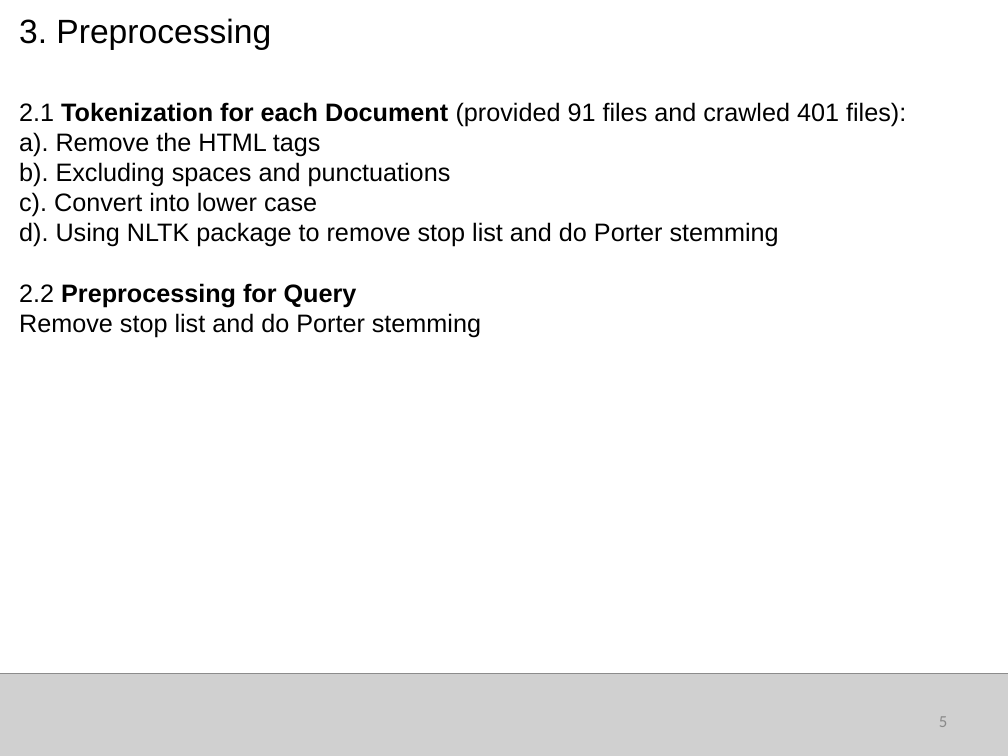
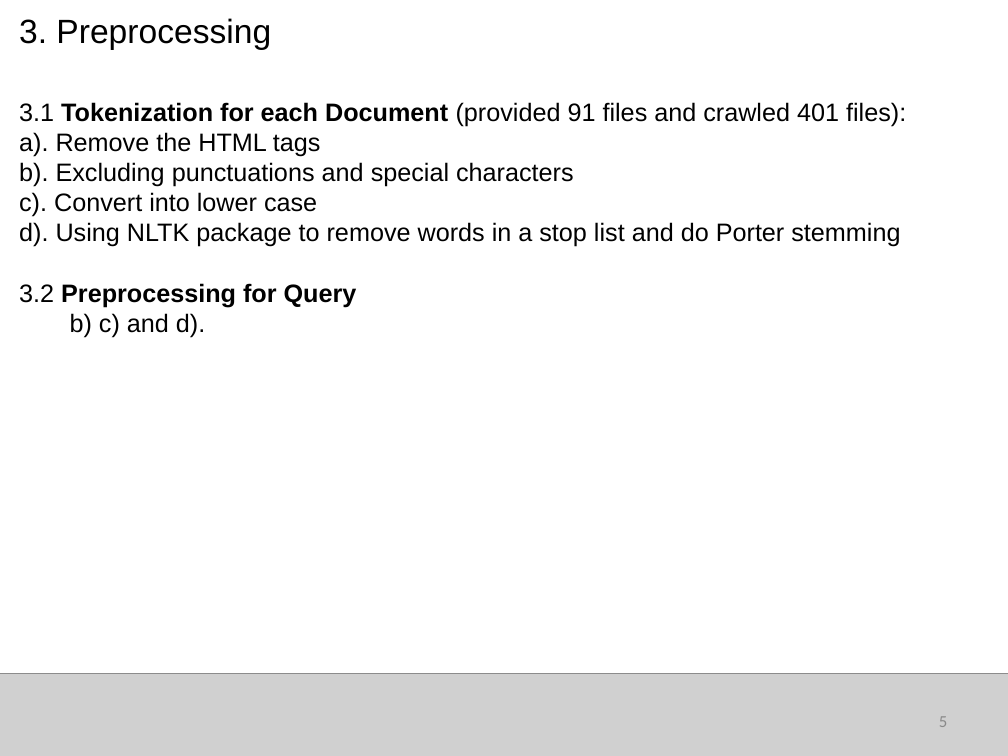
Before and after one commit to RyanCV/Information-Retrieval, a slide deck: slide 5 of EECS767_05032016.pptx. Drawn at 1008x756 pixels with LibreOffice and Linux fonts; fonts in the diff are those of the drawing; grey boxes stand for pictures. Boxes give left, top, right and bottom in pixels: in the first picture for what was removed or moved away, otherwise in the second. Text is boxed around its words. In the diff, an @@ line names an element or a change of style, - is before the commit and + after.

```diff
--- a/EECS767_05032016.pptx
+++ b/EECS767_05032016.pptx
@@ text at [19, 102, 906, 126]: text changed @@
-2.1 Tokenization for each Document (provided 91 files and crawled 401 files):
+3.1 Tokenization for each Document (provided 91 files and crawled 401 files):
@@ text at [19, 162, 574, 187]: text changed @@
-b). Excluding spaces and punctuations
+b). Excluding punctuations and special characters
@@ text at [19, 222, 900, 338]: text changed @@
-d). Using NLTK package to remove stop list and do Porter stemming
-2.2 Preprocessing for Query
-Remove stop list and do Porter stemming
+d). Using NLTK package to remove words in a stop list and do Porter stemming
+3.2 Preprocessing for Query
+b) c) and d).
```
Also in this commit, not shown: 8 other slides changed, 1 slide added.
